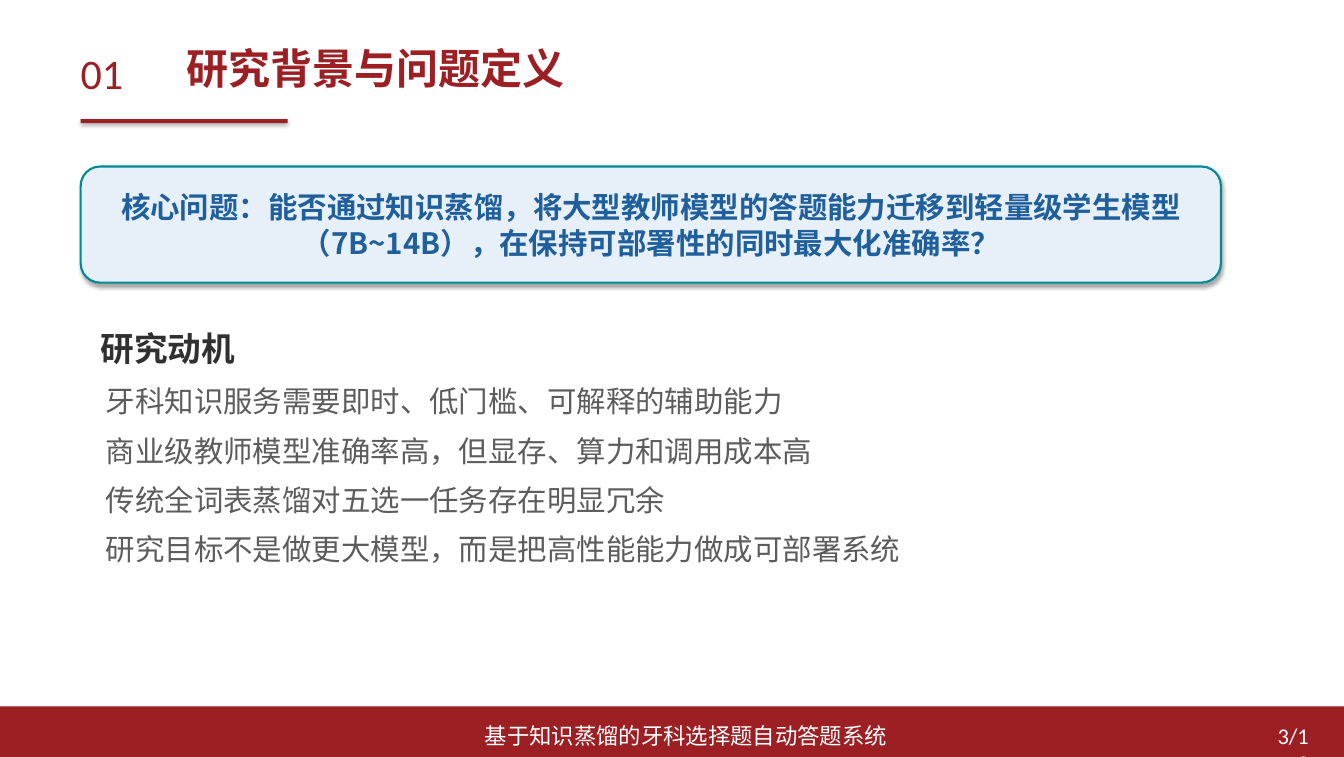
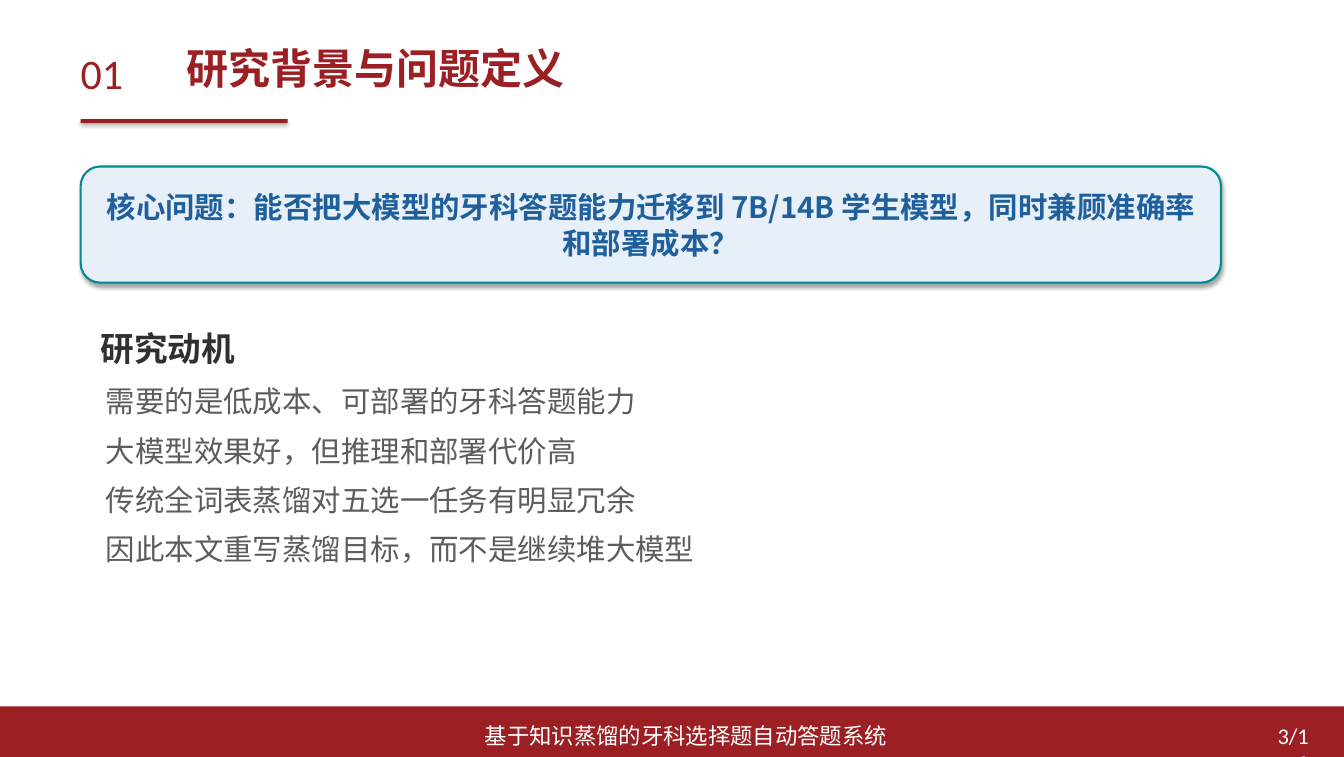
Before and after one commit to arthaschan/mentalDistill, a slide deck: slide 3 of thesis/答辩/论文汇报PPT_模板风格版.pptx. Drawn at 1344x757 pixels with LibreOffice and Linux fonts; fonts in the diff are those of the drawing. Boxes give left, top, right and bottom in pixels: in the first picture for what was removed or moved away, otherwise in the second. Text is boxed around its words. In the diff, an @@ line names an element or a change of style, - is before the commit and + after.

```diff
--- a/thesis/答辩/论文汇报PPT_模板风格版.pptx
+++ b/thesis/答辩/论文汇报PPT_模板风格版.pptx
@@ text in rounded rectangle at (x1=107, y1=193, x2=1195, y2=257): text changed @@
-核心问题：能否通过知识蒸馏，将大型教师模型的答题能力迁移到轻量级学生模型（7B~14B），在保持可部署性的同时最大化准确率？
+核心问题：能否把大模型的牙科答题能力迁移到 7B/14B 学生模型，同时兼顾准确率和部署成本？
@@ text at (x1=106, y1=387, x2=695, y2=563): text changed @@
-牙科知识服务需要即时、低门槛、可解释的辅助能力
-商业级教师模型准确率高，但显存、算力和调用成本高
-传统全词表蒸馏对五选一任务存在明显冗余
-研究目标不是做更大模型，而是把高性能能力做成可部署系统
+需要的是低成本、可部署的牙科答题能力
+大模型效果好，但推理和部署代价高
+传统全词表蒸馏对五选一任务有明显冗余
+因此本文重写蒸馏目标，而不是继续堆大模型
```
Also in this commit, not shown: 11 other slides changed, 10 other files.
